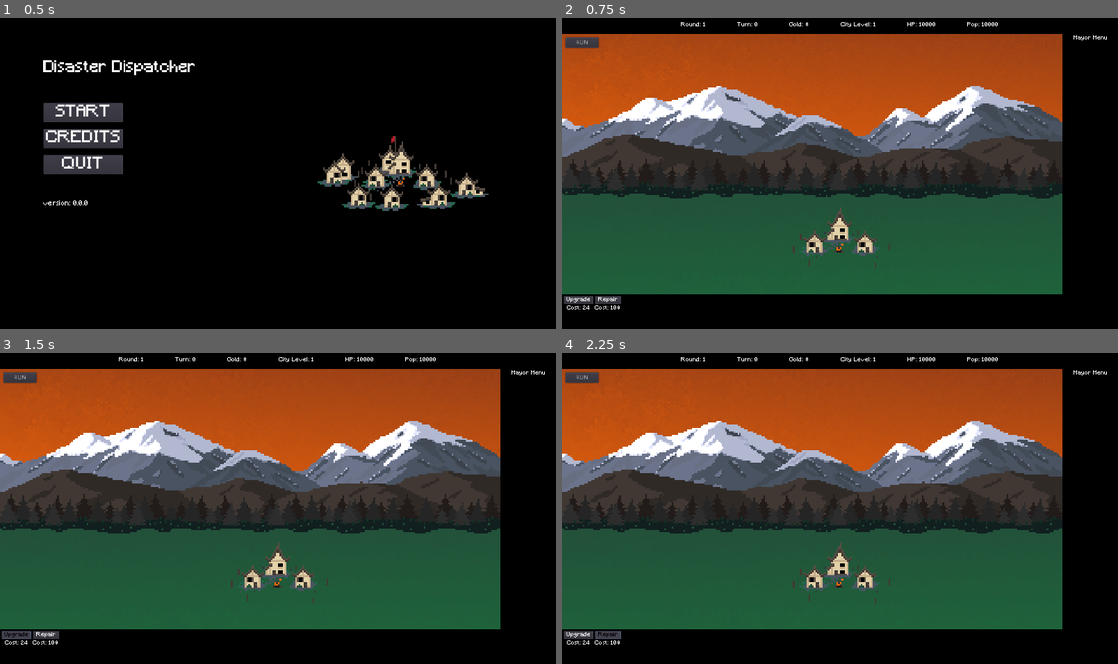
Above: before the commit, frames 1-4 (two rows, left to right).
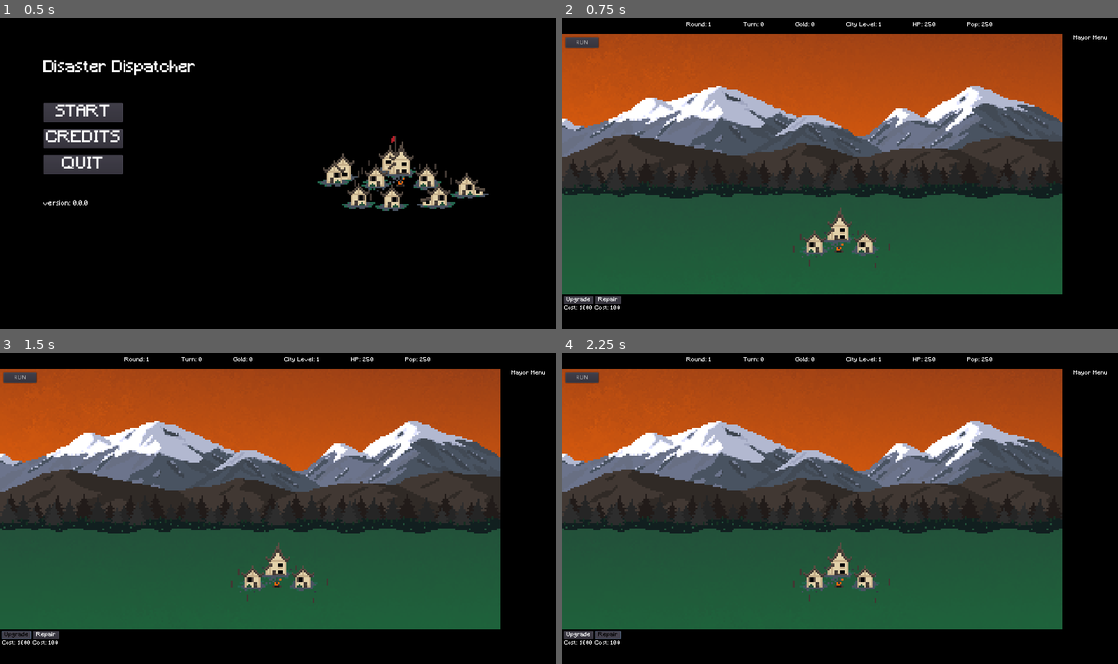
Above: after the commit, the same moments.

Repository: terrainbuilder52/Disaster_Dispatcher
Game: Godot game, scene res://scenes/TitleMenu.tscn
Same seed, same stepped clock (60 frames per second), same inputs: the game is played once before the commit and once after it.
Inputs:
- Up to frame 1 (0.5 s): no input
- Up to frame 2 (0.75 s): click "START" at 0.5 s
- Up to frame 3 (1.5 s): click "Upgrade" at 1.25 s
- Up to frame 4 (2.25 s): click "Repair" at 2 s

Frame 1 is identical in both runs. In frame 2, 0.2% of the frame differs, in the area x 0-79%, y 1-94%; in frame 3, 0.2%; in frame 4, 0.2%.

Commit message:
Balancing

Diff:
--- a/Disaster_Dispatcher/City.gd
+++ b/Disaster_Dispatcher/City.gd
@@ -7,10 +7,10 @@
 var gold = 0
 var city_level = 1
 var max_city_level = 4
-var health = 10000
-var max_health = 10000
-var population = 10000
-var max_population = 10000
+var health = 250
+var max_health = 250
+var population = 250
+var max_population = 250
 
 var city_upgrade_cost
 
@@ -41,7 +41,7 @@
 		gold = 0
 
 	#Calculate cost of city upgrade
-	city_upgrade_cost = int(pow(100, log(city_level * 2)))
+	city_upgrade_cost = 1000 * city_level
 
 	#Check city health and population
 	if health <= 0 or population <= 0:
--- a/Disaster_Dispatcher/scenes/Main_Scene.tscn
+++ b/Disaster_Dispatcher/scenes/Main_Scene.tscn
@@ -54,12 +54,12 @@
 
 [node name="Panel" parent="WorldUI/ActionMenu" index="0"]
 margin_bottom = 768.0
+[connection signal="disaster_died" from="." to="FireDisaster" method="_on_World_disaster_died"]
+[connection signal="disaster_died" from="." to="FloodDisaster" method="_on_World_disaster_died"]
+[connection signal="disaster_died" from="." to="PlagueDisaster" method="_on_World_disaster_died"]
 [connection signal="disaster_died" from="." to="TornadoDisaster" method="_on_World_disaster_died"]
 [connection signal="disaster_died" from="." to="MonsterDisaster" method="_on_World_disaster_died"]
-[connection signal="disaster_died" from="." to="PlagueDisaster" method="_on_World_disaster_died"]
 [connection signal="disaster_died" from="." to="RainbowDisaster" method="_on_World_disaster_died"]
-[connection signal="disaster_died" from="." to="FireDisaster" method="_on_World_disaster_died"]
-[connection signal="disaster_died" from="." to="FloodDisaster" method="_on_World_disaster_died"]
 [connection signal="fire_disaster" from="." to="City" method="_on_World_fire_disaster"]
 [connection signal="flood_disaster" from="." to="City" method="_on_World_flood_disaster"]
 [connection signal="monster_disaster" from="." to="City" method="_on_World_monster_disaster"]
